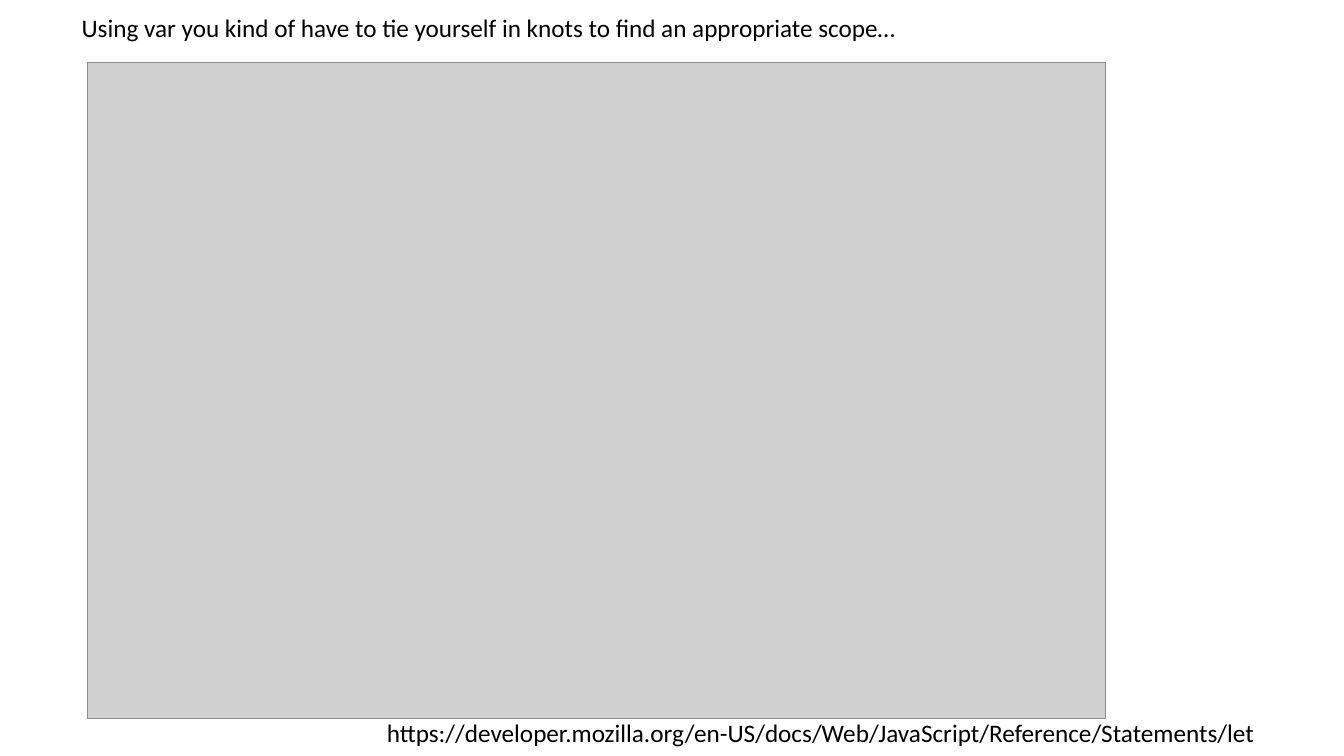
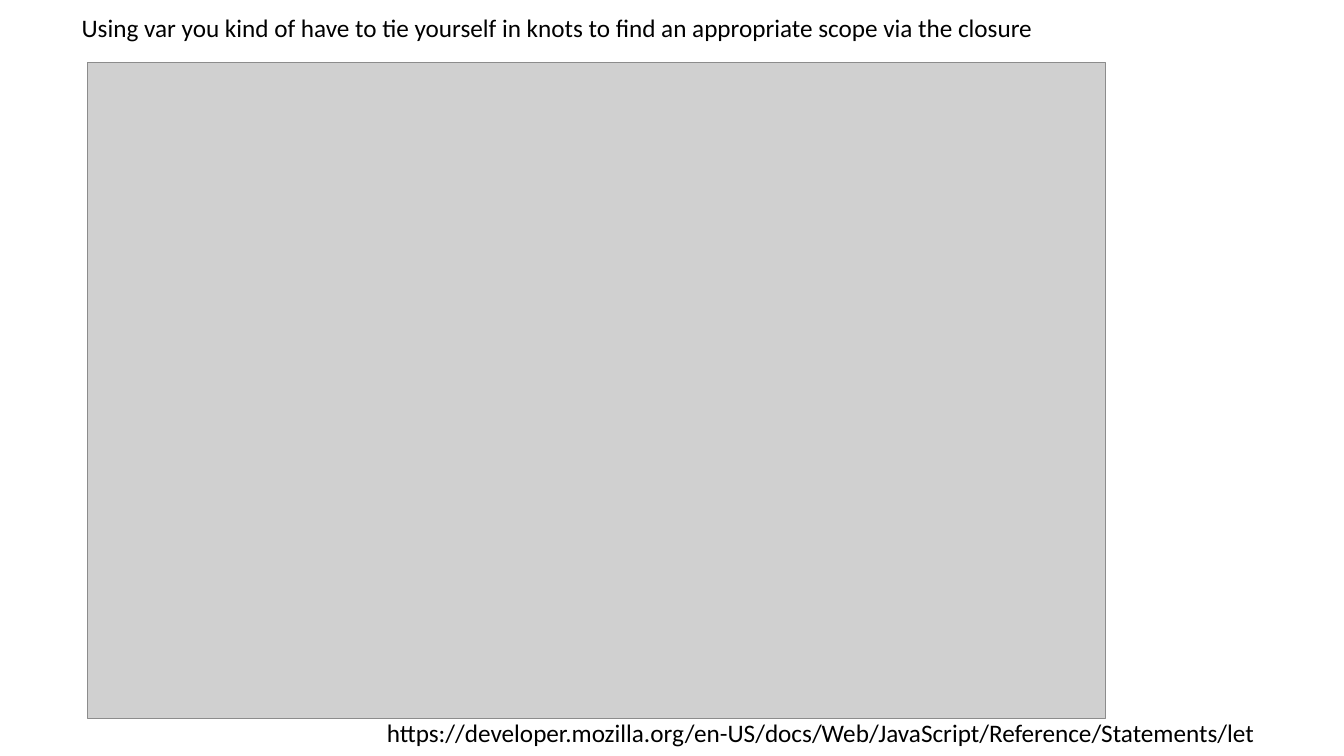
Before and after one commit to fodorclasses/fodorclasses.github.io, a slide deck: slide 13 of classes/prog2022/Prog3-Lecture25.pptx. Drawn at 1344x756 pixels with LibreOffice and Linux fonts; fonts in the diff are those of the drawing; grey boxes stand for pictures. Boxes give left, top, right and bottom in pixels: in the first picture for what was removed or moved away, otherwise in the second. Text is boxed around its words. In the diff, an @@ line names an element or a change of style, - is before the commit and + after.

Commit message:
small changes to lecture 25

```diff
--- a/classes/prog2022/Prog3-Lecture25.pptx
+++ b/classes/prog2022/Prog3-Lecture25.pptx
@@ text at (82, 19, 1032, 42): text changed @@
-Using var you kind of have to tie yourself in knots to find an appropriate scope…
+Using var you kind of have to tie yourself in knots to find an appropriate scope via the closure
```
Also in this commit, not shown: 2 other slides changed.
